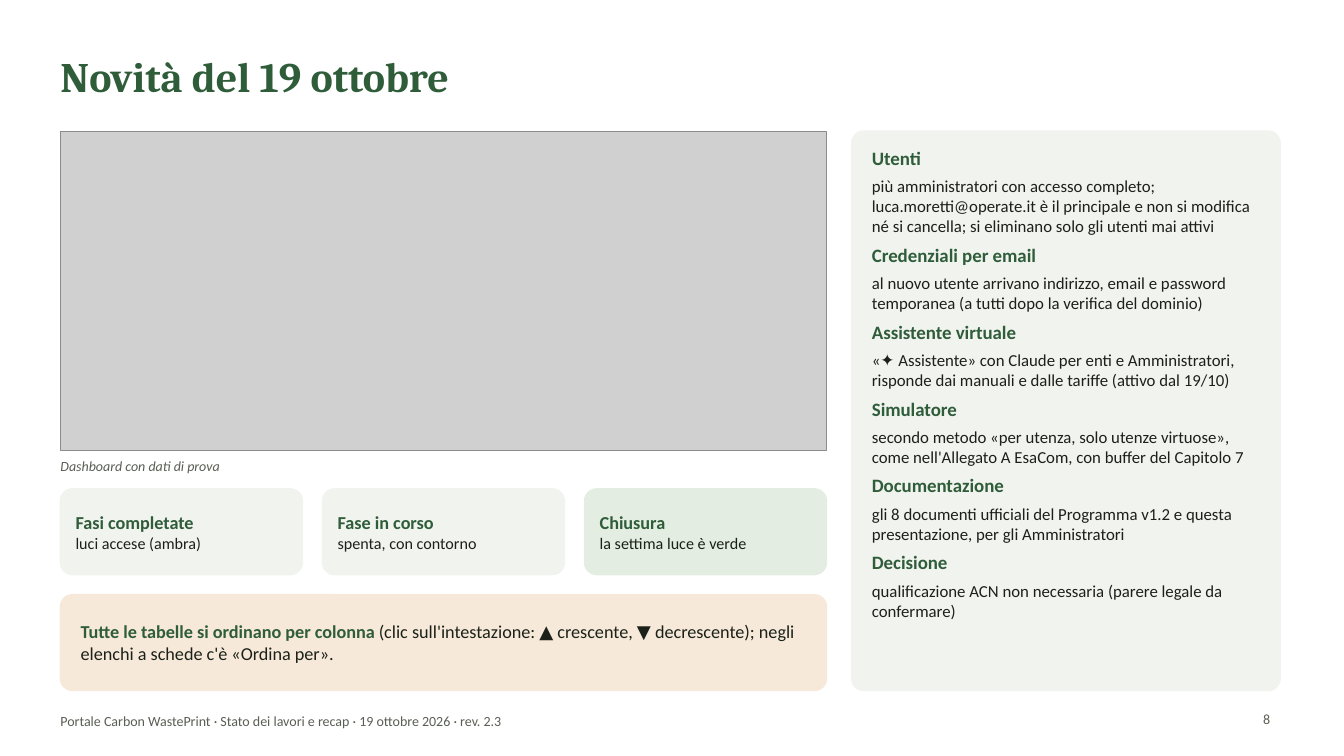
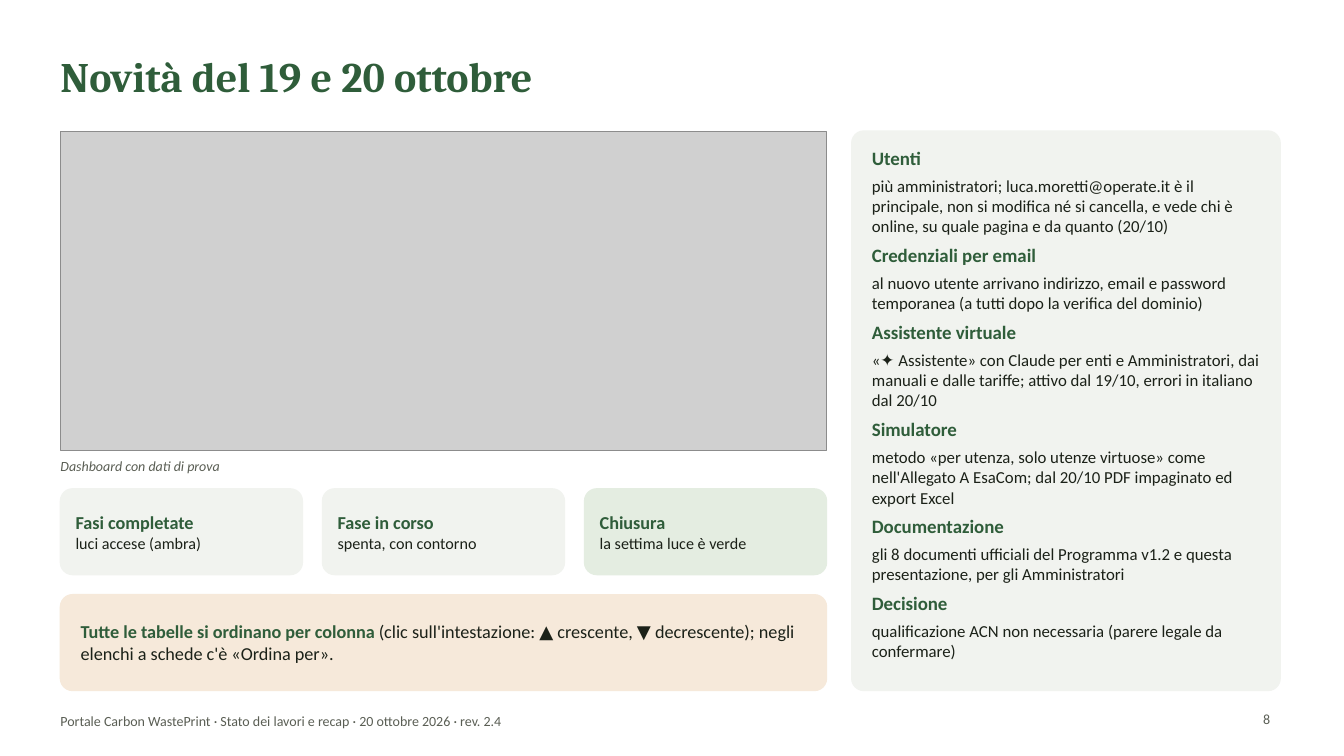
Before and after one commit to lucamorettioperate/portale-cwp, a slide deck: slide 8 of public/documentazione/Presentazione_Portale_CWP.pptx. Drawn at 1344x756 pixels with LibreOffice and Linux fonts; fonts in the diff are those of the drawing; grey boxes stand for pictures; background and template pictures are left out. Boxes give left, top, right and bottom in pixels: in the first picture for what was removed or moved away, otherwise in the second. Text is boxed around its words. In the diff, an @@ line names an element or a change of style, - is before the commit and + after.

```diff
--- a/public/documentazione/Presentazione_Portale_CWP.pptx
+++ b/public/documentazione/Presentazione_Portale_CWP.pptx
@@ title at box(60, 62, 532, 93): text changed @@
-Novità del 19 ottobre
+Novità del 19 e 20 ottobre
@@ text at box(872, 180, 1232, 235): text changed @@
-più amministratori con accesso completo; luca.moretti@operate.it è il principale e non si modifica né si cancella; si eliminano solo gli utenti mai attivi
+più amministratori; luca.moretti@operate.it è il principale, non si modifica né si cancella, e vede chi è online, su quale pagina e da quanto (20/10)
@@ text at box(872, 354, 1259, 407): text changed @@
-«✦ Assistente» con Claude per enti e Amministratori, risponde dai manuali e dalle tariffe (attivo dal 19/10)
+«✦ Assistente» con Claude per enti e Amministratori, dai manuali e dalle tariffe; attivo dal 19/10, errori in italiano dal 20/10
@@ text at box(872, 451, 1232, 507): text changed @@
-secondo metodo «per utenza, solo utenze virtuose», come nell'Allegato A EsaCom, con buffer del Capitolo 7
+metodo «per utenza, solo utenze virtuose» come nell'Allegato A EsaCom; dal 20/10 PDF impaginato ed export Excel
@@ text at box(60, 716, 502, 729): text changed @@
-Portale Carbon WastePrint · Stato dei lavori e recap · 19 ottobre 2026 · rev. 2.3
+Portale Carbon WastePrint · Stato dei lavori e recap · 20 ottobre 2026 · rev. 2.4
```
Also in this commit, not shown: 13 other slides changed, 33 other files.
